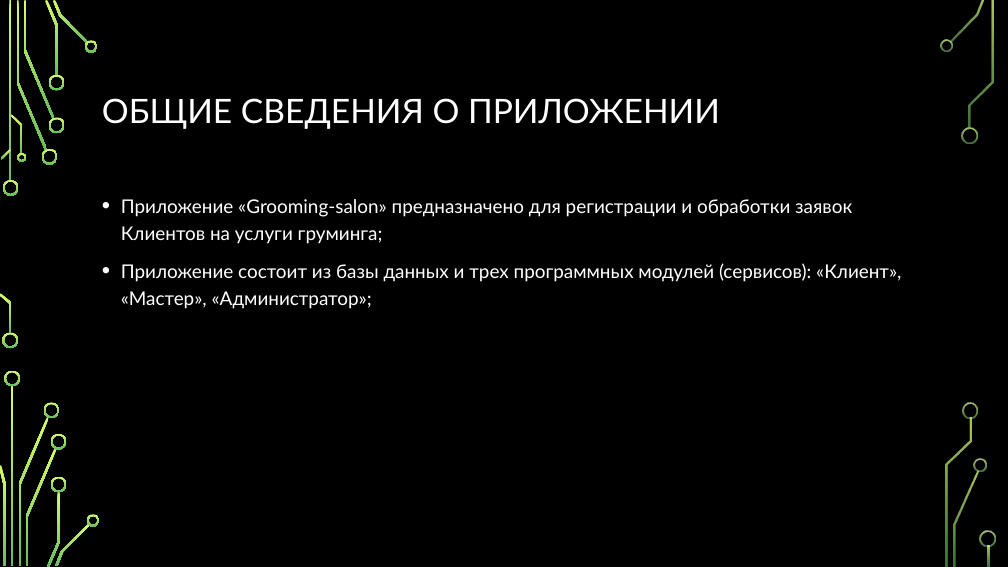
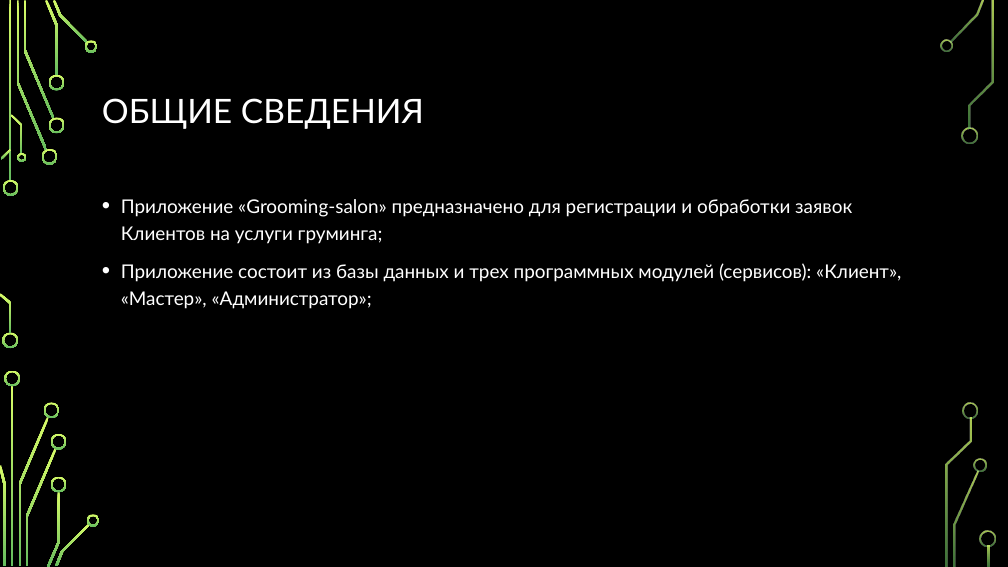
Before and after one commit to tischenko-dmitriy/grooming-salon, a slide deck: slide 2 of documentation/grooming-salon.pptx. Drawn at 1008x567 pixels with LibreOffice and Linux fonts; fonts in the diff are those of the drawing; background and template pictures are left out. Boxes give left, top, right and bottom in pixels: in the first picture for what was removed or moved away, otherwise in the second. Text is boxed around its words. In the diff, an @@ line names an element or a change of style, - is before the commit and + after.

```diff
--- a/documentation/grooming-salon.pptx
+++ b/documentation/grooming-salon.pptx
@@ title at bbox=[102, 98, 424, 129]: text changed @@
-ОБЩИЕ СВЕДЕНИЯ О ПРИЛОЖЕНИИ
+ОБЩИЕ СВЕДЕНИЯ
```
Also in this commit, not shown: 4 other slides changed, 4 slides added, 1 slide removed, 3 other files.
